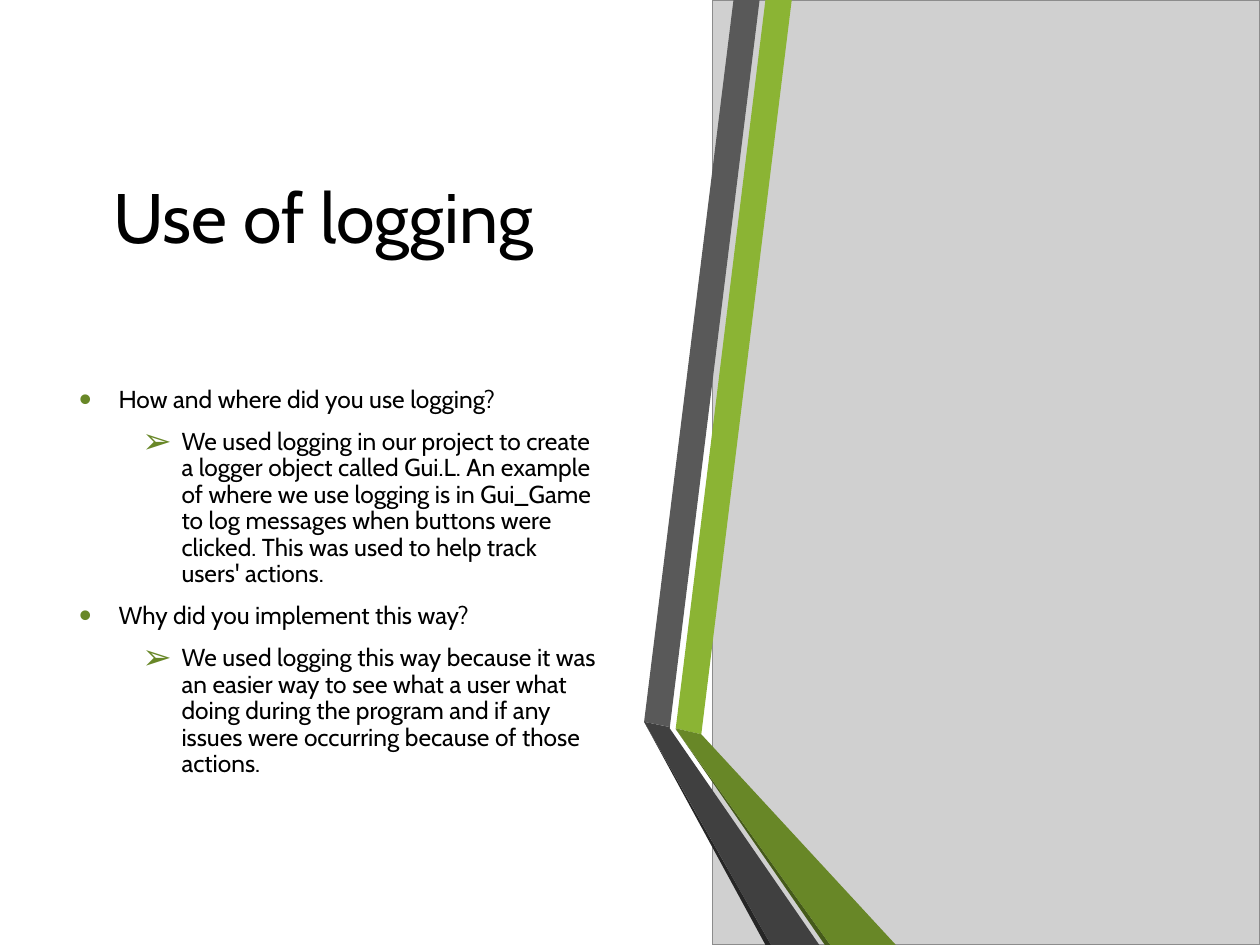
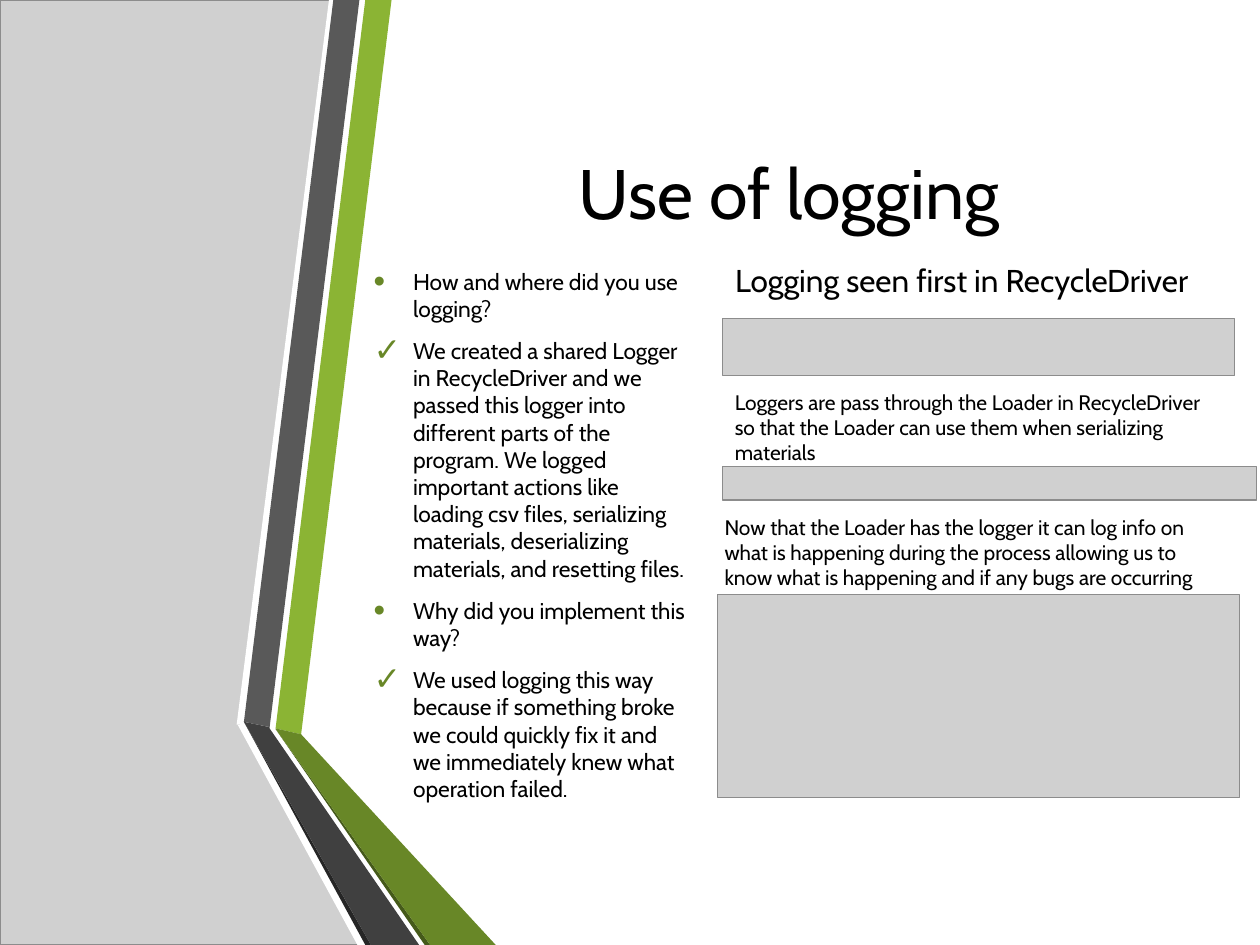
Before and after one commit to clampett/recycling-aid, a slide deck: slide 14 of Recycling Aid Presentation.pptx (slide 10 before the commit). Drawn at 1260x945 pixels with LibreOffice and Linux fonts; fonts in the diff are those of the drawing; grey boxes stand for pictures; background and template pictures are left out. Boxes give left, top, right and bottom in pixels: in the first picture for what was removed or moved away, otherwise in the second. Text is boxed around its words. In the diff, an @@ line names an element or a change of style, - is before the commit and + after.

Commit message:
Added uml pictures and latest ppt

```diff
--- a/Recycling Aid Presentation.pptx
+++ b/Recycling Aid Presentation.pptx
@@ picture: place and size @@
-picture at [712, 0, 1260, 945]
+picture at [0, 0, 489, 945]
@@ freeform shape added at [237, 0, 507, 730], fill #FFFFFF @@
@@ title "Use of logging": place and size @@
-title "Use of logging" at [113, 190, 533, 259]
+title "Use of logging" at [579, 166, 999, 235]
@@ title "Use of logging" at [579, 166, 999, 235]: alignment left to centre @@
@@ text added at [735, 268, 1189, 299], 18 pt, text #000000 @@
+Logging seen first in RecycleDriver
@@ text added at [413, 273, 685, 803], 12.9 pt, text #000000 @@
+• How and where did you use logging?
+✓ We created a shared Logger in RecycleDriver and we passed this logger into different parts of the program. We logged important actions like loading csv files, serializing materials, deserializing materials, and resetting files.
+• Why did you implement this way?
+✓ We used logging this way because if something broke we could quickly fix it and we immediately knew what operation failed.
@@ picture added at [723, 319, 1235, 375] @@
@@ text removed at [119, 389, 596, 773] @@
-• How and where did you use logging?
-  ➢ We used logging in our project to create a logger object called Gui.L. An example of where we use logging is in Gui_Game to log messages when buttons were clicked. This was used to help track users' actions.
-• Why did you implement this way?
-  ➢ We used logging this way because it was an easier way to see what a user what doing during the program and if any issues were occurring because of those actions.
@@ text added at [735, 394, 1200, 440], 12 pt, text #000000 @@
+Loggers are pass through the Loader in RecycleDriver so that the Loader can use them when serializing materials
@@ picture added at [723, 466, 1257, 499] @@
@@ text added at [724, 519, 1192, 591], 12 pt, text #000000 @@
+Now that the Loader has the logger it can log info on what is happening during the process allowing us to know what is happening and if any bugs are occurring
@@ picture added at [718, 595, 1240, 798] @@
@@ freeform shape added at [238, 724, 498, 945], fill #FFFFFF @@
@@ 6 freeform shapes: place and size @@
-6 freeform shapes at [644, 0, 896, 945]
+6 freeform shapes at [244, 0, 496, 945]
```
Also in this commit, not shown: 8 other slides changed, 6 slides added, 3 slides removed, 4 other files.
